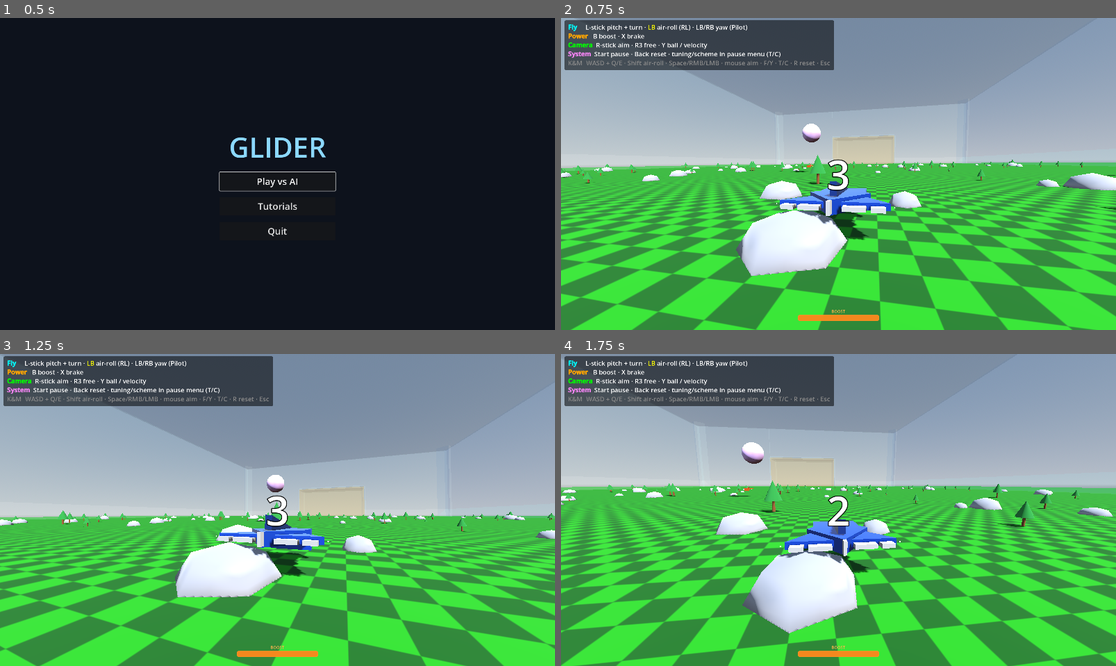
Above: before the commit, frames 1-4 (two rows, left to right).
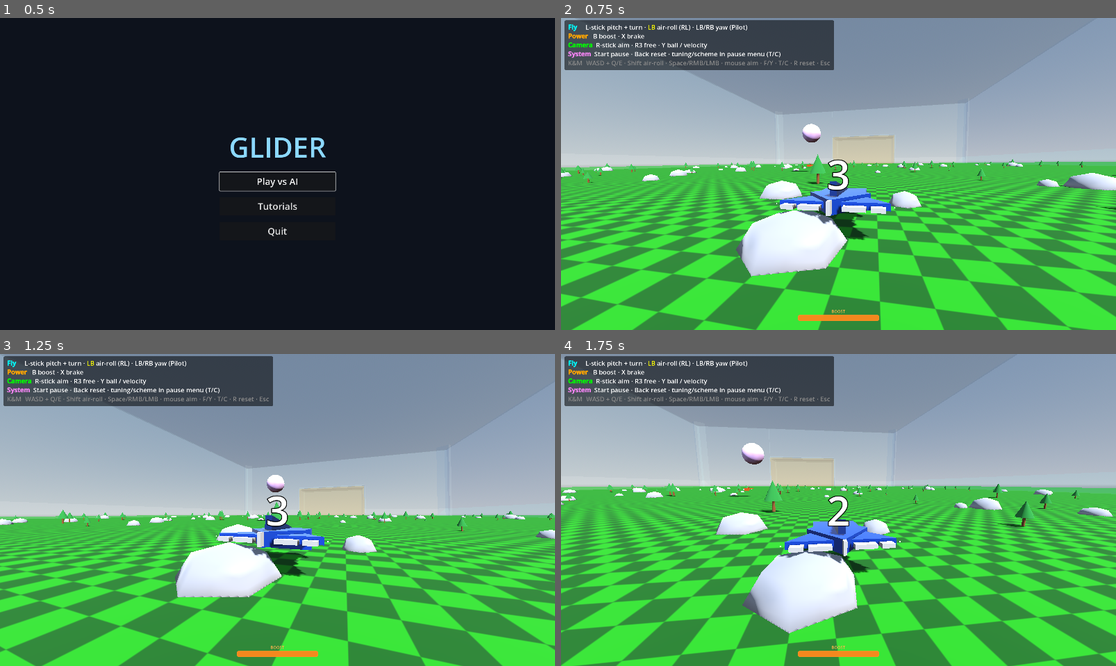
Above: after the commit, the same moments.

Repository: westonkelliher/glider
Game: Godot game, scene res://scenes/main_menu.tscn
Same seed, same stepped clock (60 frames per second), same inputs: the game is played once before the commit and once after it.
Inputs (mouse positions are in pixels of both pictures, inside the frame that each line leads up to):
- Up to frame 1 (0.5 s): no input
- Up to frame 2 (0.75 s): click "Play vs AI" at 0.5 s
- Up to frame 3 (1.25 s): no input
- Up to frame 4 (1.75 s): tap Enter (ui_accept) at 1.25, 1.52 s; move the mouse to (866, 510) at 1.27 s; press the mouse at (866, 510) at 1.28 s; hold W (move_forward) from 1.28 s (still down)

Frame 1 is identical in both runs. In frame 2, 0.6% of the frame differs, in the area x 0-100%, y 28-100%; in frame 3, 2.8%, in the area x 0-100%, y 30-100%; in frame 4, less than 0.1%.

Commit message:
Tune ball: bouncier restitution, gentler kickoff velocity
Co-Authored-By: Claude Opus 4.8 (1M context) <noreply@anthropic.com>

Diff:
--- a/scripts/ball.gd
+++ b/scripts/ball.gd
@@ -11,8 +11,8 @@
 var mass := 30.0
 var radius := 2.0                  # filled from the collision shape in _ready
 
-const RESTITUTION := 0.6           # bounciness against the glider
-const GROUND_RESTITUTION := 0.6    # bounce off floor / static geometry
+const RESTITUTION := 0.9           # bounciness against the glider
+const GROUND_RESTITUTION := 0.8    # bounce off floor / static geometry
 const AIR_DRAG := 0.11             # fractional speed loss per second in air
 const ROLL_FRICTION := 1.2         # horizontal decel (units/s) while on ground
 
@@ -25,7 +25,7 @@
 	var shape: Shape3D = $Shape.shape
 	if shape is SphereShape3D:
 		radius = shape.radius * scale.x
-	velocity = Vector3.UP * 24.0
+	velocity = Vector3.UP * 15.0
 
 
 func _physics_process(delta: float) -> void:
